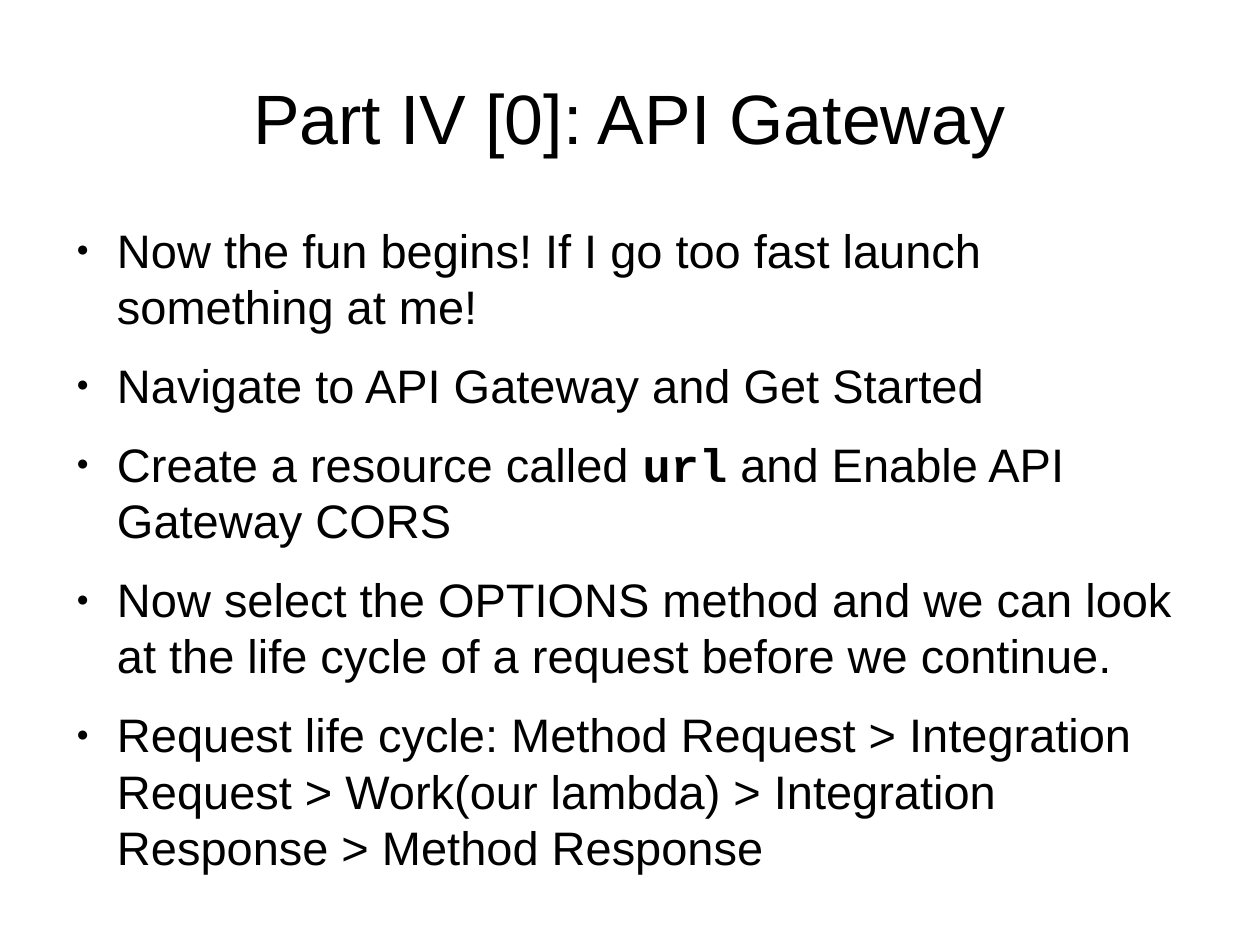
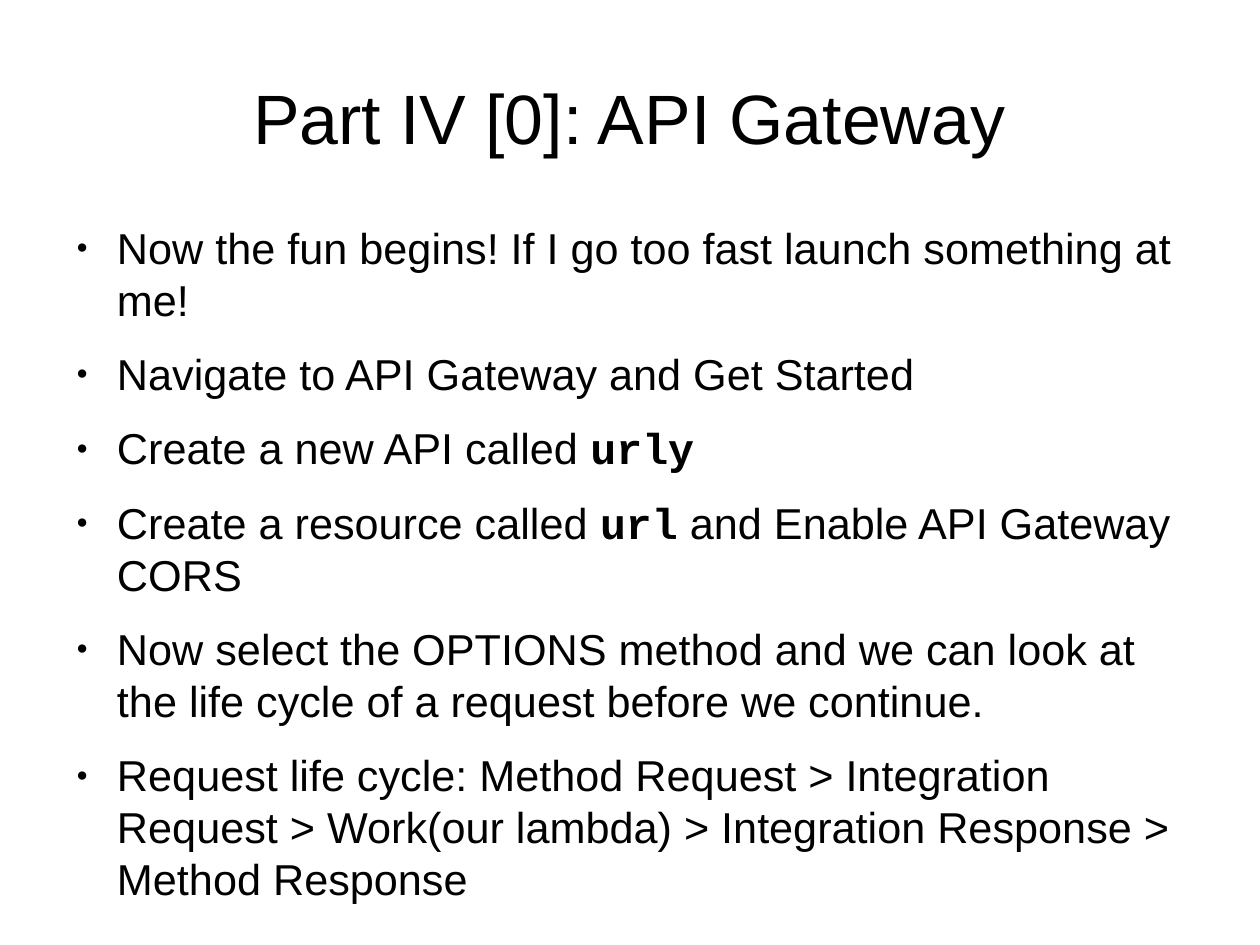
Before and after one commit to cmrsol/demo, a slide deck: slide 6 of api-gateway-how-to/API-GW_How-To.odp. Drawn at 1260x945 pixels with LibreOffice and Linux fonts; fonts in the diff are those of the drawing. Boxes give left, top, right and bottom in pixels: in the first picture for what was removed or moved away, otherwise in the second. Text is boxed around its words. In the diff, an @@ line names an element or a change of style, - is before the commit and + after.

```diff
--- a/api-gateway-how-to/API-GW_How-To.odp
+++ b/api-gateway-how-to/API-GW_How-To.odp
@@ text at [117,232,1171,903]: size 29.6 to 27.2 pt @@
@@ text at [117,432,694,473]: paragraph added @@
+● Create a new API called urly
```
Also in this commit, not shown: 5 other slides changed, 1 other file.
